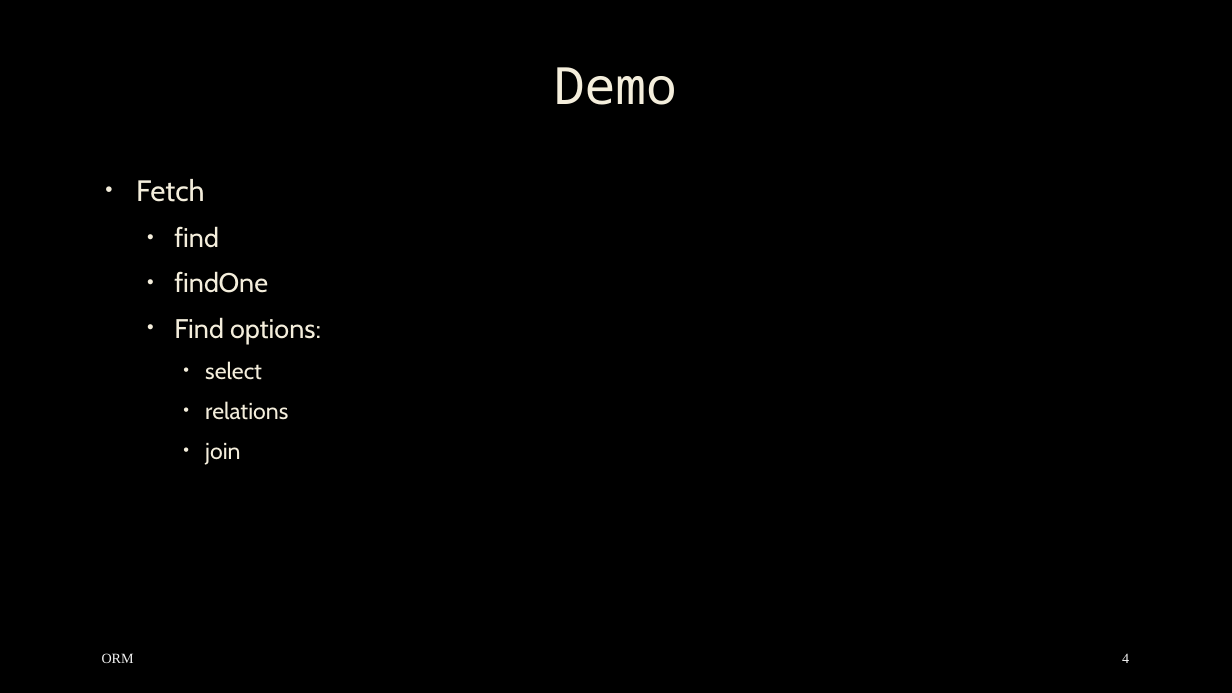
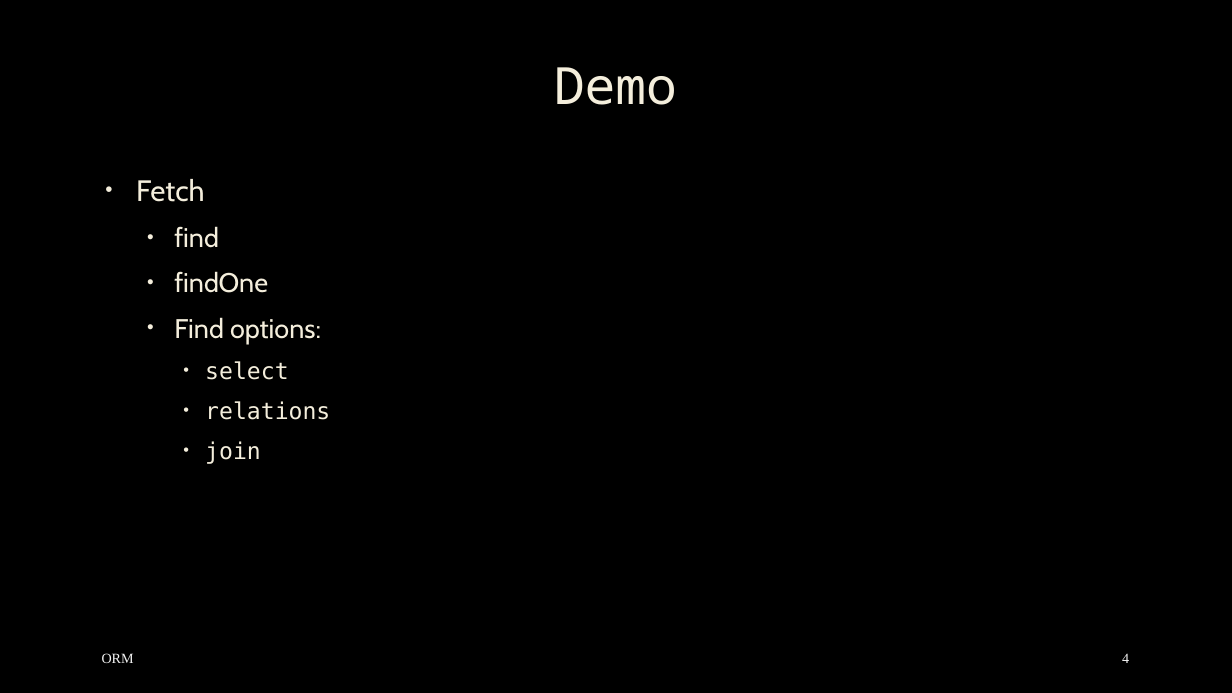
Before and after one commit to mostafa8026/nestjs-course, a slide deck: slide 4 of orm/orm-03.pptx. Drawn at 1232x693 pixels with LibreOffice and Linux fonts; fonts in the diff are those of the drawing; background and template pictures are left out. Boxes give left, top, right and bottom in pixels: in the first picture for what was removed or moved away, otherwise in the second. Text is boxed around its words. In the diff, an @@ line names an element or a change of style, - is before the commit and + after.

```diff
--- a/orm/orm-03.pptx
+++ b/orm/orm-03.pptx
@@ text at [205,361,330,464]: font Cabin to DejaVu Sans Mono in "select", "relations", "join" @@
```
Also in this commit, not shown: 1 other slide changed, 1 slide removed, 15 other files.
